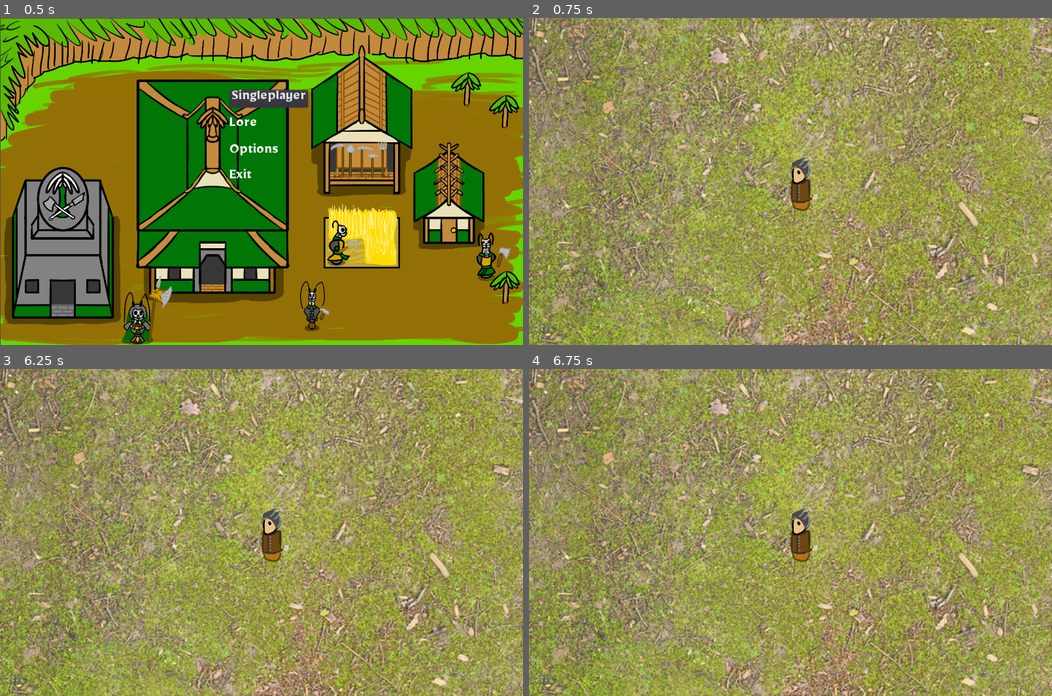
Above: before the commit, frames 1-4 (two rows, left to right).
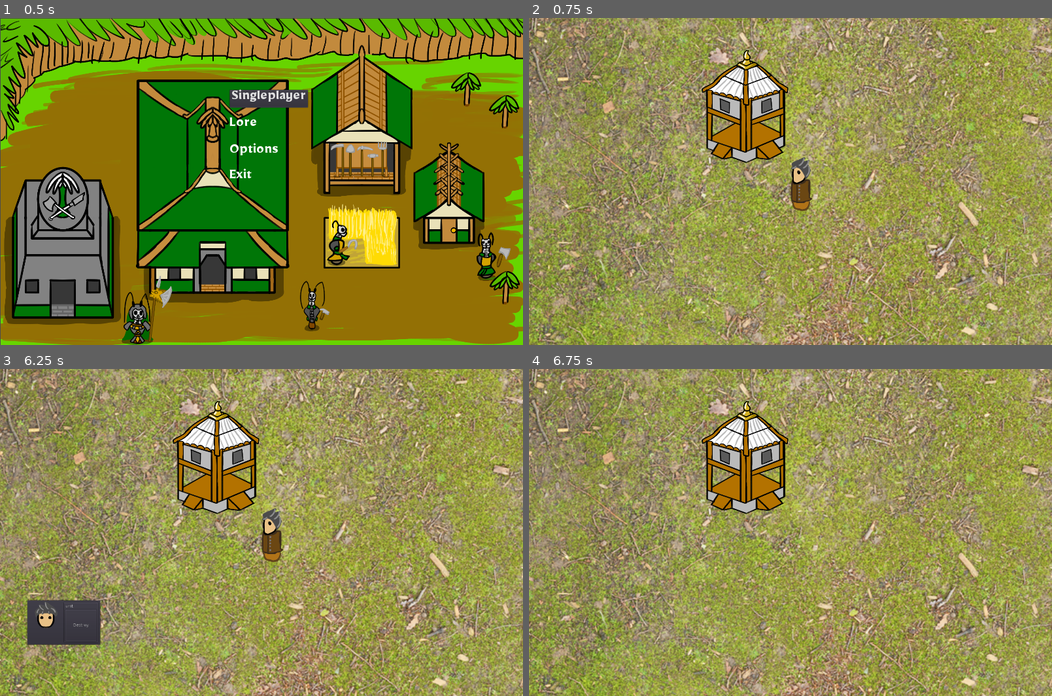
Above: after the commit, the same moments.

Repository: bpodrygajlo/Highborne-Battlecry
Game: Godot game, scene res://GUI.tscn
Two runs of this game, one before a commit and one after it. Both use one fixed random seed, a clock stepped at 60 frames per second and the inputs below.
Inputs (mouse positions are in pixels of both pictures, inside the frame that each line leads up to):
- Up to frame 1 (0.5 s): no input
- Up to frame 2 (0.75 s): click "Singleplayer" at 0.5 s
- Up to frame 3 (6.25 s): tap Enter at 1.25, 2.75, 4.25 s; move the mouse to (261, 532) at 1.27 s; right-click (261, 532) at 1.35 s; click (261, 532) at 1.55 s; tap Space at 2, 3.5, 5 s; move the mouse to (156, 548) at 2.02 s; click (156, 548) at 2.1 s; right-click (156, 548) at 2.3 s; move the mouse to (313, 460) at 2.77 s; right-click (313, 460) at 2.85 s; click (313, 460) at 3.05 s; move the mouse to (235, 597) at 3.52 s; click (235, 597) at 3.6 s; right-click (235, 597) at 3.8 s; move the mouse to (418, 581) at 4.27 s; right-click (418, 581) at 4.35 s; click (418, 581) at 4.55 s; move the mouse to (104, 483) at 5.02 s; click (104, 483) at 5.1 s; right-click (104, 483) at 5.3 s; move the mouse to (287, 532) at 5.77 s; right-click (287, 532) at 5.85 s; click (287, 532) at 6.05 s
- Up to frame 4 (6.75 s): click (607, 624) at 6.5 s, where only the run after the commit has a clickable "Destroy"

Frame 1 is identical in both runs. In frame 2, 3.9% of the frame differs, in the area x 33-50%, y 9-45%; in frame 3, 5.8%, in the area x 5-50%, y 9-85%; in frame 4, 4.4%.

Commit message:
Prototype improvements
Description:
 - Added simple GUI with buttons and portrait placeholder
 - Added building scene
 - Both building and peon have a list of actions they can perform, the unit can be destroyed, the building can create a unit or destroy itself
 - Actions from peon and building are bound to buttons on the GUI. Clicking the button performs the action bound to the button
 - improvements to camera scrolling

Diff:
--- /dev/null
+++ b/Button.gd
@@ -0,0 +1,13 @@
+extends Button
+
+export var button_id = 0
+signal register(button, number)
+
+# Called when the node enters the scene tree for the first time.
+func _ready():
+  emit_signal("register", self, button_id)
+
+
+# Called every frame. 'delta' is the elapsed time since the previous frame.
+#func _process(delta):
+#  pass
--- a/Camera2D.gd
+++ b/Camera2D.gd
@@ -8,17 +8,23 @@
 
 # Called when the node enters the scene tree for the first time.
 func _ready():
-  pass # Replace with function body.
+  $ScrollDownArea.connect("mouse_entered", self, "_on_ScrollArea_mouse_entered")
+  $ScrollDownArea.connect("mouse_exited", self, "_on_ScrollArea_mouse_exited")
+  $ScrollUpArea.connect("mouse_entered", self, "_on_ScrollArea_mouse_entered")
+  $ScrollUpArea.connect("mouse_exited", self, "_on_ScrollArea_mouse_exited")
+  $ScrollLeftArea.connect("mouse_entered", self, "_on_ScrollArea_mouse_entered")
+  $ScrollLeftArea.connect("mouse_exited", self, "_on_ScrollArea_mouse_exited")
+  $ScrollRightArea.connect("mouse_entered", self, "_on_ScrollArea_mouse_entered")
+  $ScrollRightArea.connect("mouse_exited", self, "_on_ScrollArea_mouse_exited")
 
 
 func _process(delta):
   if go_to_mouse:
     var mouse_pos = get_global_mouse_position()
-    position = lerp(position, mouse_pos, delta / 3)
+    position = lerp(position, mouse_pos, delta)
 
-func _on_Area2D_mouse_exited():
+func _on_ScrollArea_mouse_entered():
   go_to_mouse = true
 
-
-func _on_Area2D_mouse_entered():
+func _on_ScrollArea_mouse_exited():
   go_to_mouse = false
--- /dev/null
+++ b/building.gd
@@ -0,0 +1,17 @@
+extends StaticBody2D
+
+func _ready():
+  pass # Replace with function body.
+
+
+func get_actions():
+  return ["Peon", "Destroy"]
+
+func perform_action(action, world):
+  if action == "Peon":
+    var peon = load("res://peon.tscn").instance()
+    peon.position = position
+    peon.position.y += 100
+    world.add_child(peon)
+  if action == "Destroy":
+    queue_free()
--- /dev/null
+++ b/building.tscn
@@ -0,0 +1,19 @@
+[gd_scene load_steps=4 format=2]
+
+[ext_resource path="res://art assets/k'inh human town center.png" type="Texture" id=1]
+[ext_resource path="res://building.gd" type="Script" id=2]
+
+[sub_resource type="AtlasTexture" id=1]
+flags = 4
+atlas = ExtResource( 1 )
+region = Rect2( 32.4243, 21.4211, 282.958, 367.286 )
+
+[node name="building" type="StaticBody2D"]
+script = ExtResource( 2 )
+
+[node name="Sprite" type="Sprite" parent="."]
+position = Vector2( -0.9711, -182.085 )
+texture = SubResource( 1 )
+
+[node name="CollisionPolygon2D" type="CollisionPolygon2D" parent="."]
+polygon = PoolVector2Array( -122.861, -53.6422, -122.861, -81.0064, 4.61624, -150.418, 123.417, -95.6896, 130.091, -57.6467, 123.417, -38.9589, 73.3605, -12.9295, -0.0556946, -1.5834, -69.4673, -14.9318, -108.845, -32.9521 )
--- a/map.gd
+++ b/map.gd
@@ -5,10 +5,13 @@
 # var a = 2
 # var b = "text"
 var selected_unit = null
+onready var gui = $CanvasLayer/HBoxContainer
+onready var gui_name
+var buttons = [null, null, null]
 
 # Called when the node enters the scene tree for the first time.
 func _ready():
-  pass # Replace with function body.
+  gui.visible = false
 
 
 func _process(delta):
@@ -20,9 +23,29 @@
     var unit = null
     if result != []:
       selected_unit = result[0]["collider"]
+      gui.visible = true
+      gui_name.set_text(selected_unit.name)
+      for i in range(3):
+        buttons[i].visible = false
+
+      for index in selected_unit.get_actions().size():
+        buttons[index].visible = true
+        buttons[index].set_text(selected_unit.get_actions()[index])
     else:
       selected_unit = null
+      gui.visible = false
 
   if Input.is_action_just_released("command"):
-    if selected_unit != null:
+    if selected_unit != null and selected_unit.name != "building":
       selected_unit.set_target(mouse_pos)
+
+func _on_NameDisplay_register(label):
+  gui_name = label
+
+func _on_Button_register(button, number):
+  buttons[number] = button
+
+
+func _on_Button_pressed(number):
+  if selected_unit:
+    selected_unit.perform_action(selected_unit.get_actions()[number], $YSort)
--- a/map.tscn
+++ b/map.tscn
@@ -1,12 +1,24 @@
-[gd_scene load_steps=6 format=2]
+[gd_scene load_steps=12 format=2]
 
 [ext_resource path="res://Camera2D.gd" type="Script" id=1]
 [ext_resource path="res://peon.tscn" type="PackedScene" id=2]
 [ext_resource path="res://map.gd" type="Script" id=3]
 [ext_resource path="res://Ground037_1K_Color.png" type="Texture" id=4]
+[ext_resource path="res://building.tscn" type="PackedScene" id=5]
+[ext_resource path="res://art assets/k'inh human male villager spritesheet.png" type="Texture" id=6]
+[ext_resource path="res://name.gd" type="Script" id=7]
+[ext_resource path="res://Button.gd" type="Script" id=8]
 
-[sub_resource type="RectangleShape2D" id=1]
-extents = Vector2( 41.6789, 27.6096 )
+[sub_resource type="RectangleShape2D" id=4]
+extents = Vector2( 49.3456, 4.87048 )
+
+[sub_resource type="RectangleShape2D" id=3]
+extents = Vector2( 90.1218, 598.747 )
+
+[sub_resource type="AtlasTexture" id=5]
+flags = 4
+atlas = ExtResource( 6 )
+region = Rect2( 214.883, 74.9835, 106.319, 92.1428 )
 
 [node name="map" type="Node2D"]
 script = ExtResource( 3 )
@@ -15,14 +27,40 @@
 current = true
 script = ExtResource( 1 )
 
-[node name="Area2D" type="Area2D" parent="Camera2D"]
+[node name="ScrollUpArea" type="Area2D" parent="Camera2D"]
+collision_layer = 512
+collision_mask = 512
 
-[node name="CollisionShape2D" type="CollisionShape2D" parent="Camera2D/Area2D"]
+[node name="CollisionShape2D" type="CollisionShape2D" parent="Camera2D/ScrollUpArea"]
+position = Vector2( 2, -534.493 )
 scale = Vector2( 18.5129, 16.9203 )
-shape = SubResource( 1 )
+shape = SubResource( 4 )
 
-[node name="unit" parent="." instance=ExtResource( 2 )]
-position = Vector2( 79.5572, 92.3416 )
+[node name="ScrollDownArea" type="Area2D" parent="Camera2D"]
+position = Vector2( -3.36365, 1052.8 )
+collision_layer = 512
+collision_mask = 512
+
+[node name="CollisionShape2D" type="CollisionShape2D" parent="Camera2D/ScrollDownArea"]
+position = Vector2( 2, -534.493 )
+scale = Vector2( 18.5129, 16.9203 )
+shape = SubResource( 4 )
+
+[node name="ScrollLeftArea" type="Area2D" parent="Camera2D"]
+collision_layer = 512
+collision_mask = 512
+
+[node name="CollisionShape2D" type="CollisionShape2D" parent="Camera2D/ScrollLeftArea"]
+position = Vector2( -841.214, 0 )
+shape = SubResource( 3 )
+
+[node name="ScrollRightArea" type="Area2D" parent="Camera2D"]
+collision_layer = 512
+collision_mask = 512
+
+[node name="CollisionShape2D" type="CollisionShape2D" parent="Camera2D/ScrollRightArea"]
+position = Vector2( 836.361, -3.62213 )
+shape = SubResource( 3 )
 
 [node name="ParallaxBackground" type="ParallaxBackground" parent="."]
 
@@ -33,5 +71,95 @@
 scale = Vector2( 3, 3 )
 texture = ExtResource( 4 )
 
-[connection signal="mouse_entered" from="Camera2D/Area2D" to="Camera2D" method="_on_Area2D_mouse_entered"]
-[connection signal="mouse_exited" from="Camera2D/Area2D" to="Camera2D" method="_on_Area2D_mouse_exited"]
+[node name="YSort" type="YSort" parent="."]
+
+[node name="building" parent="YSort" instance=ExtResource( 5 )]
+position = Vector2( -146.344, -57.2238 )
+
+[node name="unit" parent="YSort" instance=ExtResource( 2 )]
+position = Vector2( 79.5572, 92.3416 )
+
+[node name="CanvasLayer" type="CanvasLayer" parent="."]
+
+[node name="HBoxContainer" type="HBoxContainer" parent="CanvasLayer"]
+anchor_left = 0.0513909
+anchor_top = 0.724949
+anchor_right = 1.05139
+anchor_bottom = 0.844949
+margin_top = -20.0
+__meta__ = {
+"_edit_use_anchors_": true
+}
+
+[node name="PanelContainer2" type="PanelContainer" parent="CanvasLayer/HBoxContainer"]
+margin_right = 446.0
+margin_bottom = 146.0
+
+[node name="HBoxContainer" type="HBoxContainer" parent="CanvasLayer/HBoxContainer/PanelContainer2"]
+margin_left = 7.0
+margin_top = 7.0
+margin_right = 439.0
+margin_bottom = 139.0
+
+[node name="TextureRect" type="TextureRect" parent="CanvasLayer/HBoxContainer/PanelContainer2/HBoxContainer"]
+margin_right = 106.0
+margin_bottom = 132.0
+texture = SubResource( 5 )
+
+[node name="PanelContainer" type="PanelContainer" parent="CanvasLayer/HBoxContainer/PanelContainer2/HBoxContainer"]
+margin_left = 110.0
+margin_right = 432.0
+margin_bottom = 132.0
+rect_min_size = Vector2( 0, 60 )
+
+[node name="VBoxContainer" type="VBoxContainer" parent="CanvasLayer/HBoxContainer/PanelContainer2/HBoxContainer/PanelContainer"]
+margin_left = 7.0
+margin_top = 7.0
+margin_right = 315.0
+margin_bottom = 125.0
+
+[node name="NameDisplay" type="Label" parent="CanvasLayer/HBoxContainer/PanelContainer2/HBoxContainer/PanelContainer/VBoxContainer"]
+margin_right = 308.0
+margin_bottom = 14.0
+text = "Unit"
+script = ExtResource( 7 )
+
+[node name="HBoxContainer" type="HBoxContainer" parent="CanvasLayer/HBoxContainer/PanelContainer2/HBoxContainer/PanelContainer/VBoxContainer"]
+margin_top = 18.0
+margin_right = 308.0
+margin_bottom = 118.0
+
+[node name="Button" type="Button" parent="CanvasLayer/HBoxContainer/PanelContainer2/HBoxContainer/PanelContainer/VBoxContainer/HBoxContainer"]
+margin_right = 100.0
+margin_bottom = 100.0
+rect_min_size = Vector2( 100, 100 )
+text = "A"
+script = ExtResource( 8 )
+
+[node name="Button2" type="Button" parent="CanvasLayer/HBoxContainer/PanelContainer2/HBoxContainer/PanelContainer/VBoxContainer/HBoxContainer"]
+margin_left = 104.0
+margin_right = 204.0
+margin_bottom = 100.0
+rect_min_size = Vector2( 100, 100 )
+text = "B"
+script = ExtResource( 8 )
+__meta__ = {
+"_edit_use_anchors_": false
+}
+button_id = 1
+
+[node name="Button3" type="Button" parent="CanvasLayer/HBoxContainer/PanelContainer2/HBoxContainer/PanelContainer/VBoxContainer/HBoxContainer"]
+margin_left = 208.0
+margin_right = 308.0
+margin_bottom = 100.0
+rect_min_size = Vector2( 100, 100 )
+text = "C"
+script = ExtResource( 8 )
+button_id = 2
+
+[connection signal="register" from="CanvasLayer/HBoxContainer/PanelContainer2/HBoxContainer/PanelContainer/VBoxContainer/NameDisplay" to="." method="_on_NameDisplay_register"]
+[connection signal="pressed" from="CanvasLayer/HBoxContainer/PanelContainer2/HBoxContainer/PanelContainer/VBoxContainer/HBoxContainer/Button" to="." method="_on_Button_pressed" binds= [ 0 ]]
+[connection signal="register" from="CanvasLayer/HBoxContainer/PanelContainer2/HBoxContainer/PanelContainer/VBoxContainer/HBoxContainer/Button" to="." method="_on_Button_register"]
+[connection signal="pressed" from="CanvasLayer/HBoxContainer/PanelContainer2/HBoxContainer/PanelContainer/VBoxContainer/HBoxContainer/Button2" to="." method="_on_Button_pressed" binds= [ 1 ]]
+[connection signal="register" from="CanvasLayer/HBoxContainer/PanelContainer2/HBoxContainer/PanelContainer/VBoxContainer/HBoxContainer/Button2" to="." method="_on_Button_register"]
+[connection signal="register" from="CanvasLayer/HBoxContainer/PanelContainer2/HBoxContainer/PanelContainer/VBoxContainer/HBoxContainer/Button3" to="." method="_on_Button_register"]
--- /dev/null
+++ b/name.gd
@@ -0,0 +1,6 @@
+extends Label
+
+signal register(label)
+
+func _ready():
+  emit_signal("register", self)
--- a/peon.gd
+++ b/peon.gd
@@ -26,3 +26,10 @@
       $Sprite.frame = 1
     else:
       $Sprite.frame = 0
+
+func get_actions():
+  return ["Destroy"]
+
+func perform_action(action, _world):
+  if action == "Destroy":
+    queue_free()
Not shown, added: art assets/k'inh human male villager spritesheet.png.import
Not shown, added: art assets/k'inh human town center.png.import
